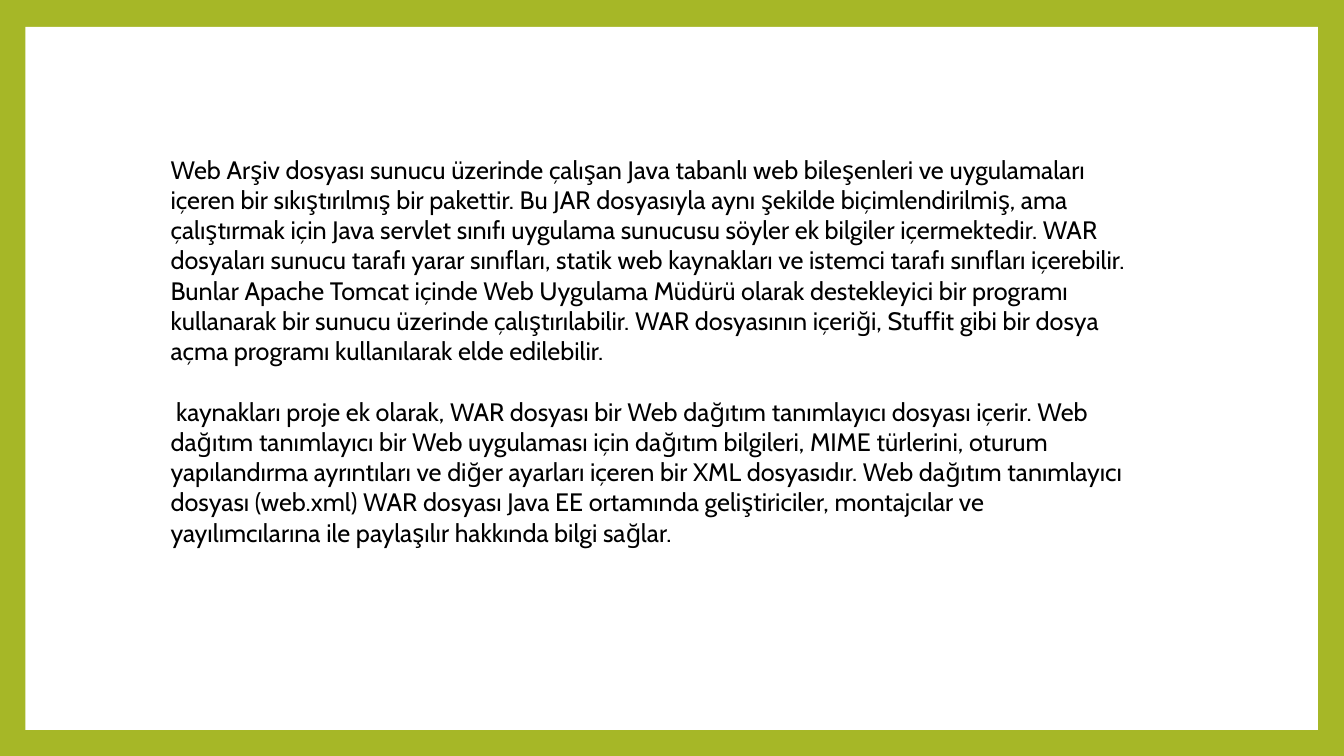
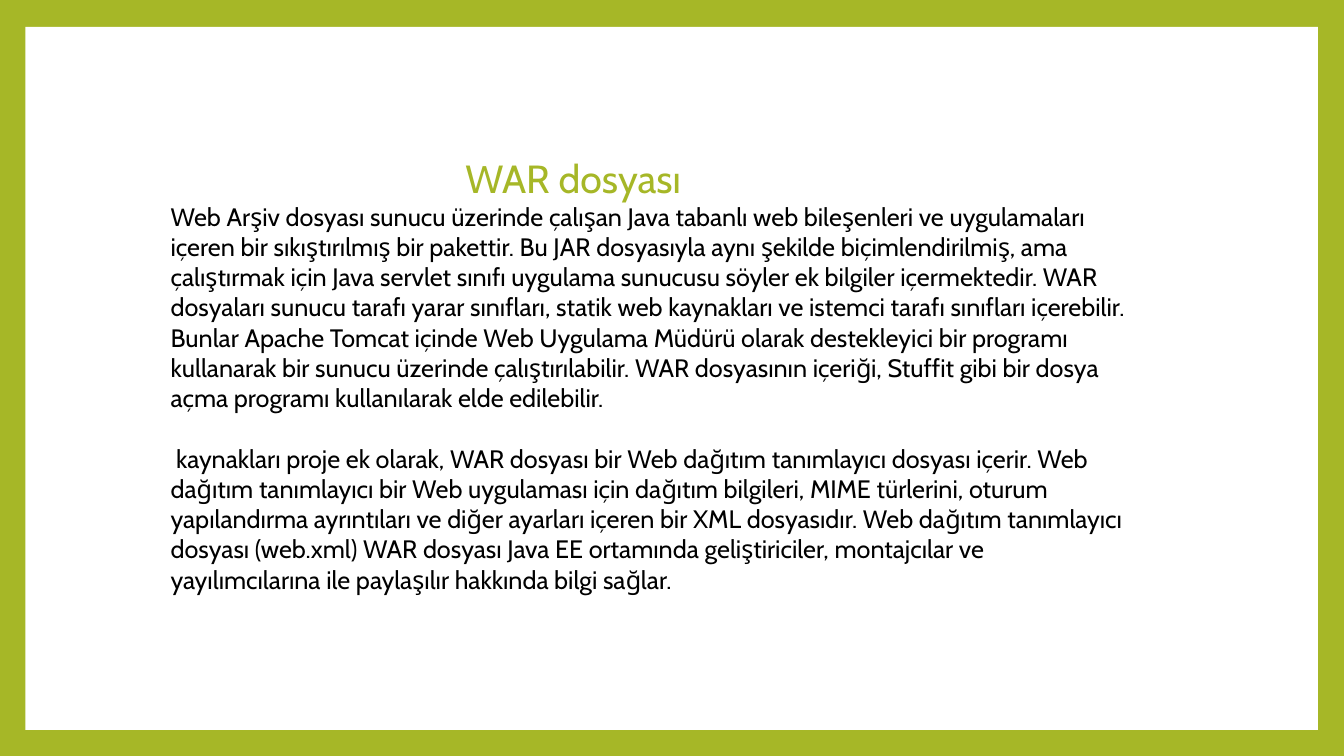
Before and after one commit to 157-INNOVA-JAVA-SPRING-BOOTCAMP/hafta-3-odevleri-ulkulekci, a slide deck: slide 10 of İNNOVA.PATİKA.JAVA.SPRİNG.pptx. Drawn at 1344x756 pixels with LibreOffice and Linux fonts; fonts in the diff are those of the drawing. Boxes give left, top, right and bottom in pixels: in the first picture for what was removed or moved away, otherwise in the second. Text is boxed around its words. In the diff, an @@ line names an element or a change of style, - is before the commit and + after.

```diff
--- a/İNNOVA.PATİKA.JAVA.SPRİNG.pptx
+++ b/İNNOVA.PATİKA.JAVA.SPRİNG.pptx
@@ text at [465, 163, 681, 202]: paragraph added @@
+WAR dosyası
```
Also in this commit, not shown: 10 other slides changed.
